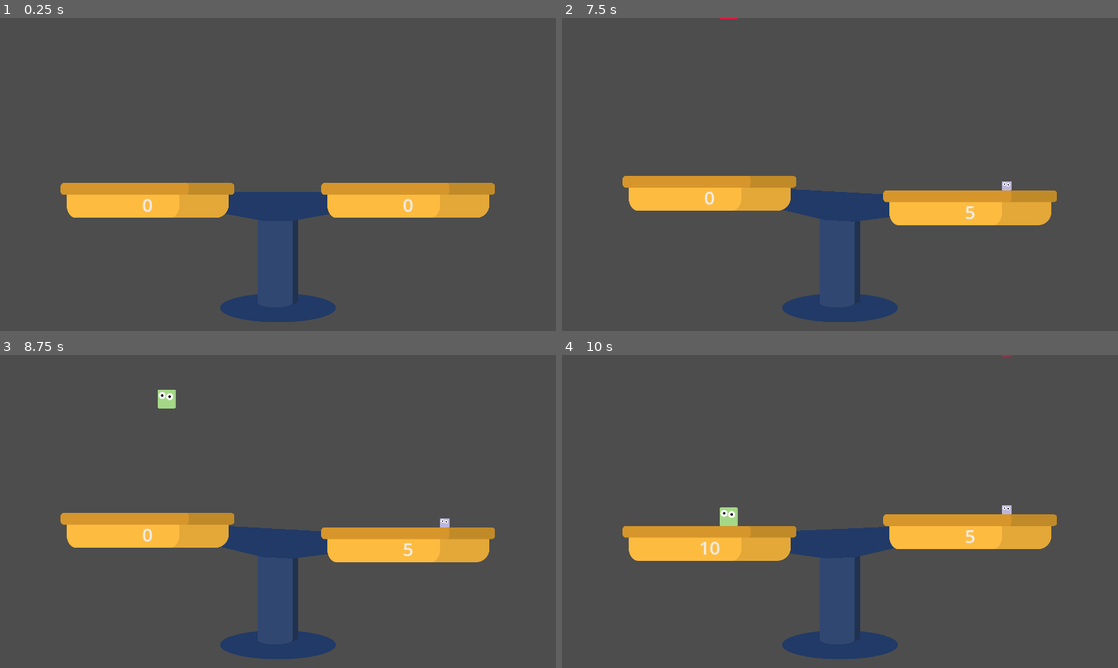
Above: before the commit, frames 1-4 (two rows, left to right).
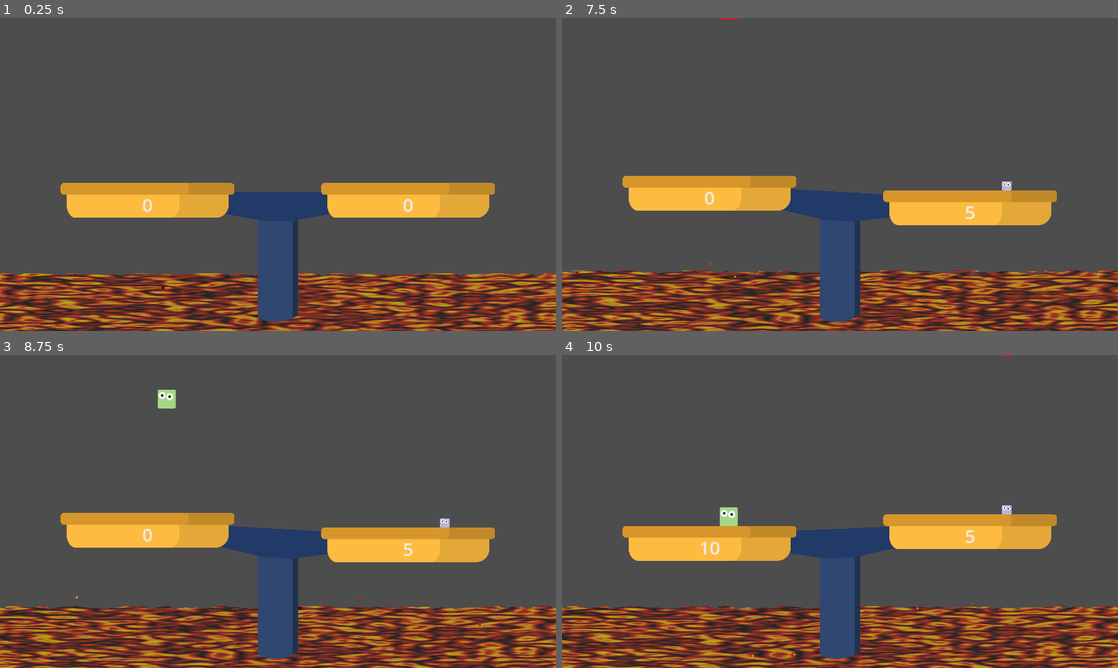
Above: after the commit, the same moments.

Repository: njamster/gmtk_jam_2024
Game: Godot game, scene res://screens/game.tscn
Same seed, same stepped clock (60 frames per second), same inputs: the game is played once before the commit and once after it.
Inputs (mouse positions are in pixels of both pictures, inside the frame that each line leads up to):
- Up to frame 1 (0.25 s): no input
- Up to frame 2 (7.5 s): tap Enter at 0.5 s; move the mouse to (962, 158) at 0.52 s; move the mouse to (728, 190) at 1.27 s; move the mouse to (895, 105) at 2.02 s; move the mouse to (812, 237) at 2.77 s; move the mouse to (1006, 221) at 3.52 s; move the mouse to (673, 127) at 4.27 s; move the mouse to (1006, 124) at 5.02 s; move the mouse to (756, 96) at 5.77 s; move the mouse to (962, 158) at 6.52 s; move the mouse to (728, 190) at 7.27 s
- Up to frame 3 (8.75 s): move the mouse to (333, 442) at 8.02 s
- Up to frame 4 (10 s): move the mouse to (728, 401) at 8.77 s; move the mouse to (1006, 558) at 9.52 s

The runs differ from the first frame. In frame 1, 17% of the frame differs, in the area x 0-100%, y 81-100%; in frame 2, 18%; in frame 3, 18%; in frame 4, 18%, in the area x 0-100%, y 79-100%.

Commit message:
Add lava at the bottom of the screen

Diff:
--- a/scale/images/base.svg
+++ b/scale/images/base.svg
@@ -26,10 +26,10 @@
      inkscape:zoom="0.81222057"
      inkscape:cx="206.84037"
      inkscape:cy="382.90092"
-     inkscape:window-width="1809"
-     inkscape:window-height="1018"
-     inkscape:window-x="77"
-     inkscape:window-y="28"
+     inkscape:window-width="908"
+     inkscape:window-height="1046"
+     inkscape:window-x="992"
+     inkscape:window-y="14"
      inkscape:window-maximized="0"
      inkscape:current-layer="layer1" />
   <defs
@@ -37,16 +37,10 @@
   <g
      inkscape:label="Layer 1"
      inkscape:groupmode="layer"
-     id="layer1">
-    <ellipse
-       style="fill:#213a67;stroke:#000000;stroke-width:0;stroke-linecap:round;stroke-linejoin:round"
-       id="path32"
-       ry="13.229167"
-       rx="52.916668"
-       cy="92.604164"
-       cx="52.916668" />
+     id="layer1"
+     transform="scale(1,1.140321)">
     <rect
-       style="fill:#213250;stroke:#000000;stroke-width:0;stroke-linecap:round;stroke-linejoin:round;fill-opacity:1"
+       style="fill:#213250;fill-opacity:1;stroke:#000000;stroke-width:0;stroke-linecap:round;stroke-linejoin:round"
        id="rect2"
        width="37.041668"
        height="90.625122"
--- a/screens/game.tscn
+++ b/screens/game.tscn
@@ -1,9 +1,41 @@
-[gd_scene load_steps=4 format=3 uid="uid://x03e20t6txss"]
+[gd_scene load_steps=11 format=3 uid="uid://x03e20t6txss"]
 
 [ext_resource type="Script" path="res://screens/game.gd" id="1_b4tnn"]
 [ext_resource type="PackedScene" uid="uid://brvkk4mplduis" path="res://scale/scale.tscn" id="1_lebfw"]
+[ext_resource type="Shader" path="res://screens/lava.gdshader" id="2_jld7v"]
 
 [sub_resource type="WorldBoundaryShape2D" id="WorldBoundaryShape2D_5b2na"]
+
+[sub_resource type="Gradient" id="Gradient_hjjr8"]
+offsets = PackedFloat32Array(0, 0.146444, 0.594142, 0.665272, 1)
+colors = PackedColorArray(0.133333, 0.133333, 0.133333, 1, 0.133333, 0.133333, 0.133333, 1, 0.972549, 0.227451, 0.129412, 1, 1, 0.580392, 0.14902, 1, 1, 1, 0, 1)
+
+[sub_resource type="FastNoiseLite" id="FastNoiseLite_j6p5l"]
+noise_type = 3
+frequency = 0.03
+fractal_type = 3
+fractal_octaves = 2
+fractal_lacunarity = 1.4
+
+[sub_resource type="NoiseTexture2D" id="NoiseTexture2D_odqdc"]
+seamless = true
+color_ramp = SubResource("Gradient_hjjr8")
+noise = SubResource("FastNoiseLite_j6p5l")
+
+[sub_resource type="ShaderMaterial" id="ShaderMaterial_thjbq"]
+shader = ExtResource("2_jld7v")
+shader_parameter/tides_magnitude = 0.05
+shader_parameter/tides_speed = 0.5
+shader_parameter/noise_factor = 0.04
+shader_parameter/noise1 = SubResource("NoiseTexture2D_odqdc")
+
+[sub_resource type="Curve" id="Curve_ieyjq"]
+_data = [Vector2(0, 1), 0.0, 0.0, 0, 0, Vector2(1, 0), 0.0, 0.0, 0, 0]
+point_count = 2
+
+[sub_resource type="Gradient" id="Gradient_rmjwy"]
+offsets = PackedFloat32Array(0, 0.296154, 1)
+colors = PackedColorArray(0.25098, 0, 0, 1, 1, 0.501961, 0.192157, 1, 1, 1, 0.0941176, 1)
 
 [node name="Game" type="Node2D"]
 script = ExtResource("1_b4tnn")
@@ -40,6 +72,27 @@
 
 [node name="Blocks" type="Node" parent="."]
 
+[node name="Lava" type="ColorRect" parent="."]
+material = SubResource("ShaderMaterial_thjbq")
+offset_top = 840.0
+offset_right = 1920.0
+offset_bottom = 1080.0
+
+[node name="Sparks" type="CPUParticles2D" parent="Lava"]
+position = Vector2(960, 120)
+amount = 5
+randomness = 1.0
+lifetime_randomness = 1.0
+emission_shape = 3
+emission_rect_extents = Vector2(960, 120)
+direction = Vector2(0, -1)
+initial_velocity_min = 200.0
+initial_velocity_max = 300.0
+scale_amount_min = 10.0
+scale_amount_max = 10.0
+scale_amount_curve = SubResource("Curve_ieyjq")
+color_ramp = SubResource("Gradient_rmjwy")
+
 [node name="Scale" parent="." instance=ExtResource("1_lebfw")]
 position = Vector2(960, 600)
 
--- /dev/null
+++ b/screens/lava.gdshader
@@ -0,0 +1,17 @@
+shader_type canvas_item;
+
+uniform sampler2D noise1 : repeat_enable;
+
+uniform float tides_magnitude : hint_range(0.0, 0.3);
+uniform float tides_speed : hint_range(0.0, 20.0);
+
+uniform float noise_factor : hint_range(0.0, 0.15);
+
+
+void fragment() {
+  float wave = 0.2 + sin(TIME * tides_speed) * tides_magnitude - texture(noise1, UV).r * noise_factor;
+
+  vec4 noise_color = texture(noise1, UV + vec2(0.005) * TIME);
+
+  COLOR = 0.8 * mix(vec4(0), noise_color, step(wave, UV.y));
+}
